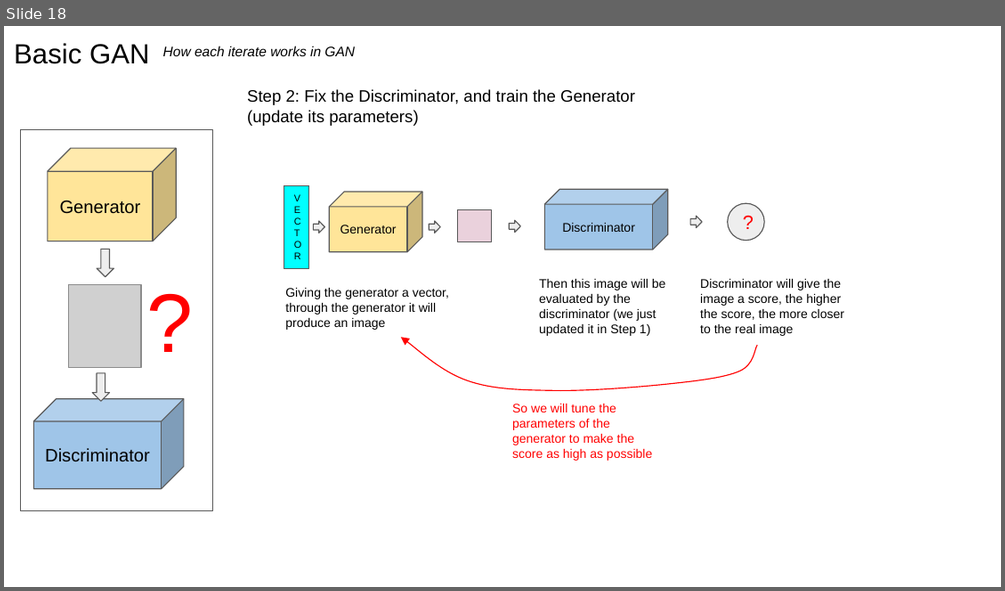
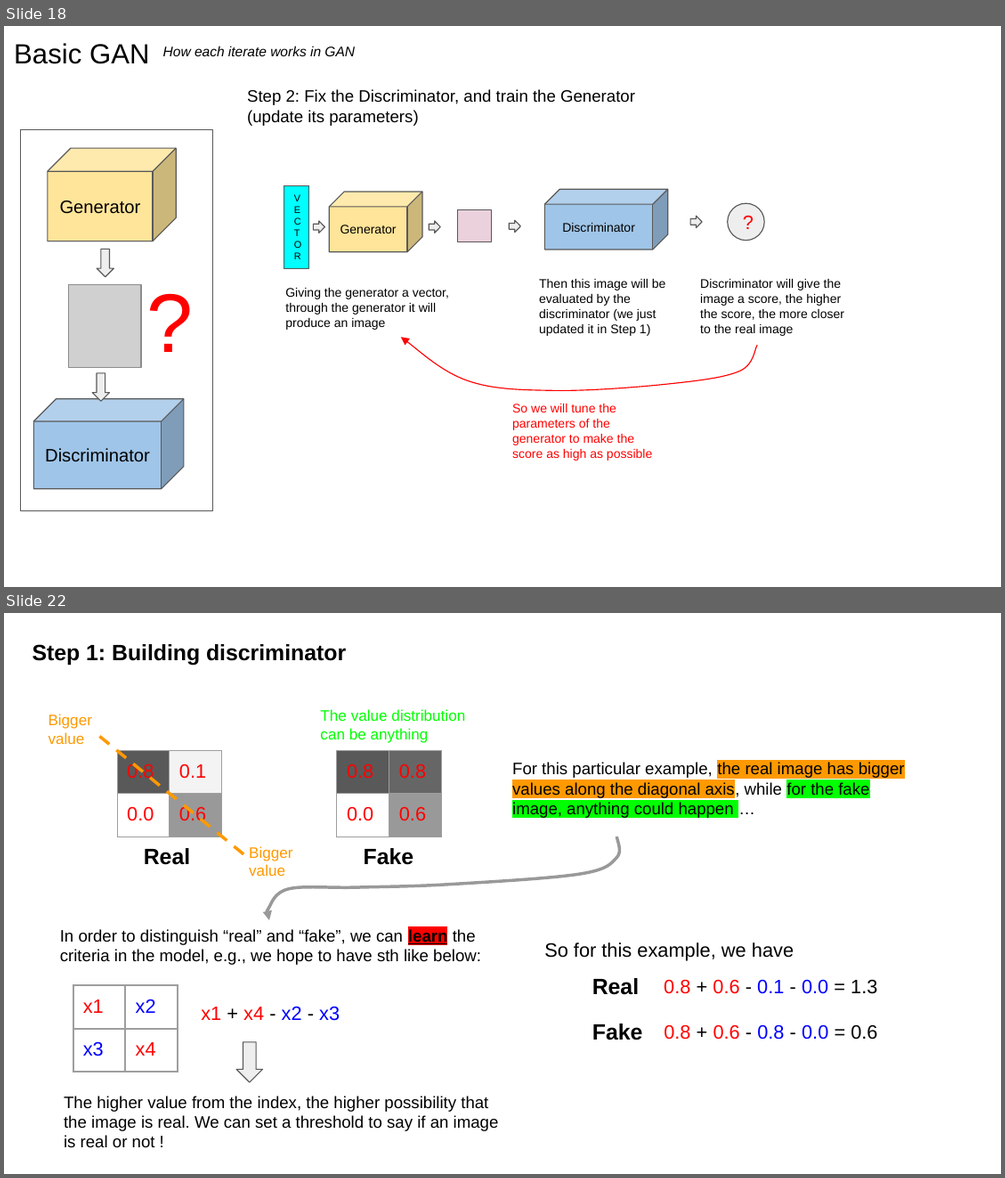
Before and after one commit to jzanetti/Sijin_ML, a slide deck: docs/source/deep_learning/slides/GAN.pptx. Shown one above the other, each under a label of ours: slide 18 before the commit, slides 18 and 22 after it; the slides between them are not shown. The pictures are 1005x591 and 1005x1178 pixels, drawn with LibreOffice and Linux fonts; fonts in the diff are those of the drawing; grey boxes stand for pictures. Boxes give left, top, right and bottom in pixels: in the first picture for what was removed or moved away, otherwise in the second. Text is boxed around its words. In the diff, an @@ line names an element or a change of style, - is before the commit and + after.

```diff
--- a/docs/source/deep_learning/slides/GAN.pptx
+++ b/docs/source/deep_learning/slides/GAN.pptx
@@ slide 22 added at [4, 613, 1001, 1174], background #FFFFFF @@
@@ text added at [32, 644, 346, 666], 16 pt, text #000000, bold @@
+Step 1: Building discriminator
@@ text added at [48, 714, 93, 744], 11 pt, text #FF9900 @@
+Bigger value
@@ text added at [320, 709, 465, 743], 11 pt, text #00FF00 @@
+The value distribution can be anything
@@ line added from (100, 737) to (244, 854), #FF9900 2.25 pt dashed @@
@@ table added at [117, 751, 220, 1078], 2 rows, 2 columns @@
+0.8 | 0.1
+0.0 | 0.6
@@ table added at [337, 751, 441, 1078], 2 rows, 2 columns @@
+0.8 | 0.8
+0.0 | 0.6
@@ text added at [512, 762, 905, 819], 12 pt, text #000000 @@
+For this particular example, the real image has bigger values along the diagonal axis, while for the fake image, anything could happen …
@@ text added at [144, 848, 190, 865], 16 pt, text #000000, bold @@
+Real
@@ text added at [249, 846, 293, 876], 11 pt, text #FF9900 @@
+Bigger value
@@ freeform shape added at [267, 836, 620, 920], outline #999999 2.25 pt @@
@@ text added at [364, 848, 414, 865], 16 pt, text #000000, bold @@
+Fake
@@ text added at [60, 928, 481, 965], 12 pt, text #000000 @@
+In order to distinguish “real” and “fake”, we can learn the criteria in the model, e.g., we hope to have sth like below:
@@ text added at [544, 942, 793, 961], 14 pt, text #000000 @@
+So for this example, we have
@@ table added at [73, 985, 177, 1174], 2 rows, 2 columns @@
+x1 | x2
+x3 | x4
@@ text added at [592, 978, 639, 995], 16 pt, text #000000, bold @@
+Real
@@ text added at [663, 979, 877, 994], 14 pt, text #000000 @@
+0.8 + 0.6 - 0.1 - 0.0 = 1.3
@@ text added at [201, 1005, 340, 1021], 14 pt, text #FF0000 @@
+x1 + x4 - x2 - x3
@@ text added at [592, 1023, 643, 1040], 16 pt, text #000000, bold @@
+Fake
@@ text added at [663, 1024, 877, 1039], 14 pt, text #000000 @@
+0.8 + 0.6 - 0.8 - 0.0 = 0.6
@@ down arrow added at [236, 1042, 262, 1081], fill #EEEEEE, outline #595959 0.75 pt @@
@@ text added at [64, 1095, 499, 1148], 12 pt, text #000000 @@
+The higher value from the index, the higher possibility that the image is real. We can set a threshold to say if an image is real or not !
```
Also in this commit, not shown: 7 other slides added, 1 slide removed, 1 other file.
